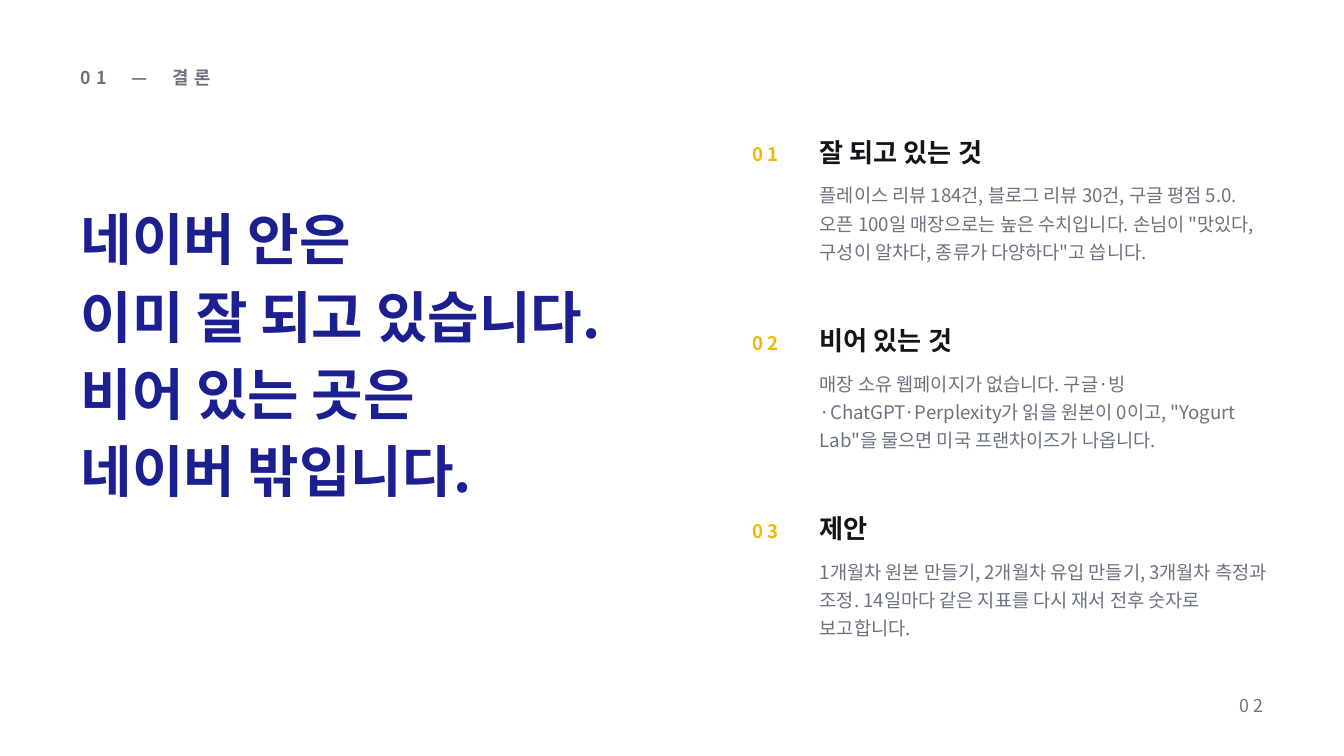
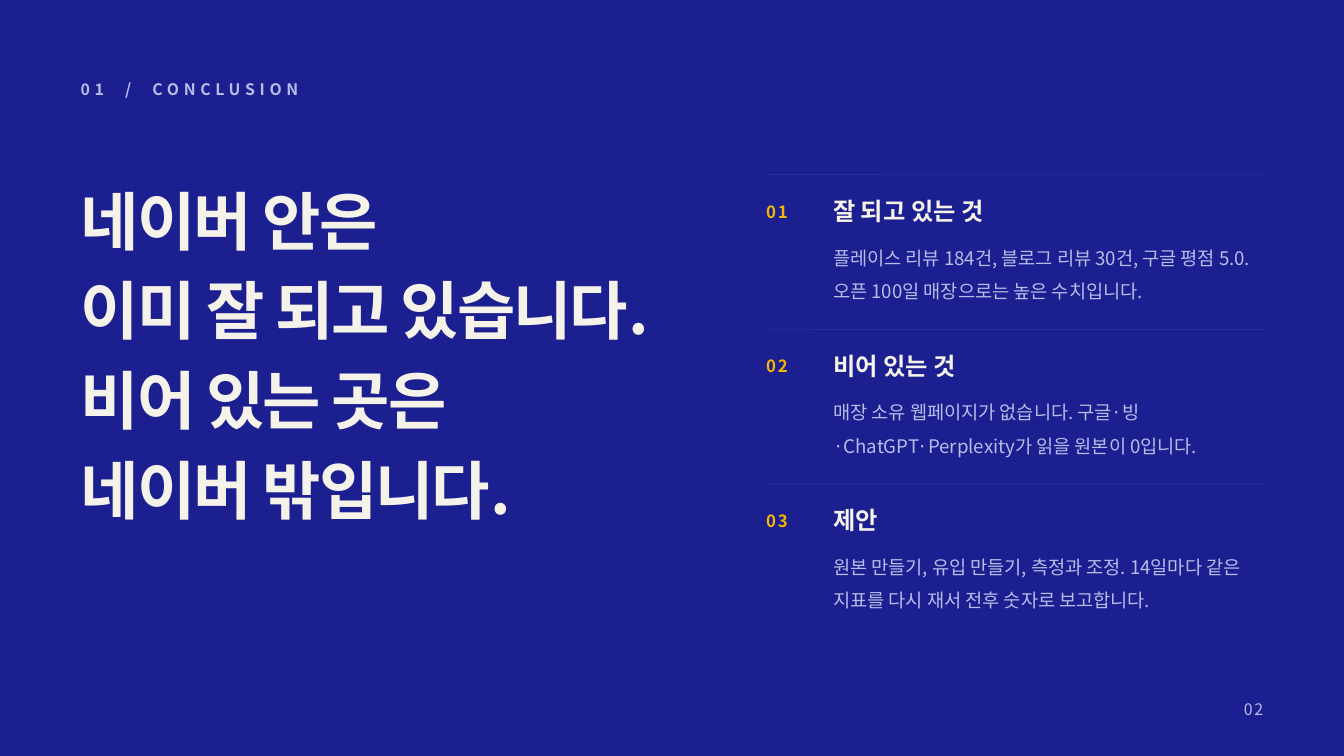
Before and after one commit to severaljama-hue/advertising-agency, a slide deck: slide 2 of docs/sydney-yogurt-lab/proposal.pptx. Drawn at 1344x756 pixels with LibreOffice and Linux fonts; fonts in the diff are those of the drawing. Boxes give left, top, right and bottom in pixels: in the first picture for what was removed or moved away, otherwise in the second. Text is boxed around its words. In the diff, an @@ line names an element or a change of style, - is before the commit and + after.

```diff
--- a/docs/sydney-yogurt-lab/proposal.pptx
+++ b/docs/sydney-yogurt-lab/proposal.pptx
@@ background #FFFFFF to #1C1F8F @@
@@ text at (x1=81, y1=83, x2=298, y2=95): text changed; size 9.5 to 8.5 pt; text colour #6B7280 to #B7BCE8 @@
-01 — 결론
+01 / CONCLUSION
@@ text "네이버 안은" moved from (x1=81, y1=213, x2=600, y2=497) to (x1=81, y1=191, x2=649, y2=520) @@
@@ text "네이버 안은" at (x1=81, y1=191, x2=649, y2=520): size 30 to 34 pt, text colour #1C1F8F to #F5F2EA, letter spacing 0 to -1 pt; line spacing 1.15 to 1.18; vertical alignment middle to top @@
@@ line added from (766, 175) to (1263, 175), #2A2E9C 0.5 pt @@
@@ size 10 to 9 pt, letter spacing 2 to 1 pt in 3 elements at (x1=766, y1=514, x2=788, y2=528), (x1=766, y1=359, x2=788, y2=372), (x1=766, y1=205, x2=788, y2=218) @@
@@ text "01" moved from (x1=753, y1=147, x2=779, y2=162) to (x1=766, y1=205, x2=788, y2=218) @@
@@ size 14 to 13 pt, text colour #14151A to #F5F2EA in 3 elements at (x1=833, y1=508, x2=878, y2=531), (x1=833, y1=354, x2=955, y2=377), (x1=833, y1=199, x2=983, y2=222) @@
@@ text "잘 되고 있는 것" moved from (x1=820, y1=140, x2=982, y2=165) to (x1=833, y1=199, x2=983, y2=222) @@
@@ text at (x1=833, y1=249, x2=1250, y2=300): text changed; text colour #6B7280 to #B7BCE8 @@
-플레이스 리뷰 184건, 블로그 리뷰 30건, 구글 평점 5.0. 오픈 100일 매장으로는 높은 수치입니다. 손님이 "맛있다, 구성이 알차다, 종류가 다양하다"고 씁니다.
+플레이스 리뷰 184건, 블로그 리뷰 30건, 구글 평점 5.0. 오픈 100일 매장으로는 높은 수치입니다.
@@ line added from (766, 329) to (1263, 329), #2A2E9C 0.5 pt @@
@@ text "02" moved from (x1=753, y1=336, x2=779, y2=351) to (x1=766, y1=359, x2=788, y2=372) @@
@@ text "비어 있는 것" moved from (x1=820, y1=328, x2=952, y2=353) to (x1=833, y1=354, x2=955, y2=377) @@
@@ text at (x1=833, y1=403, x2=1197, y2=458): text changed; text colour #6B7280 to #B7BCE8 @@
-매장 소유 웹페이지가 없습니다. 구글·빙·ChatGPT·Perplexity가 읽을 원본이 0이고, "Yogurt Lab"을 물으면 미국 프랜차이즈가 나옵니다.
+매장 소유 웹페이지가 없습니다. 구글·빙·ChatGPT·Perplexity가 읽을 원본이 0입니다.
@@ text "03" moved from (x1=753, y1=524, x2=779, y2=539) to (x1=766, y1=514, x2=788, y2=528) @@
@@ line added from (766, 484) to (1263, 484), #2A2E9C 0.5 pt @@
@@ text "제안" moved from (x1=820, y1=516, x2=868, y2=541) to (x1=833, y1=508, x2=878, y2=531) @@
@@ text at (x1=833, y1=558, x2=1240, y2=609): text changed; text colour #6B7280 to #B7BCE8 @@
-1개월차 원본 만들기, 2개월차 유입 만들기, 3개월차 측정과 조정. 14일마다 같은 지표를 다시 재서 전후 숫자로 보고합니다.
+원본 만들기, 유입 만들기, 측정과 조정. 14일마다 같은 지표를 다시 재서 전후 숫자로 보고합니다.
@@ text "02" at (x1=1244, y1=703, x2=1263, y2=715): size 9.5 to 8.5 pt, text colour #6B7280 to #B7BCE8, letter spacing 2 to 1 pt @@
```
Also in this commit, not shown: 11 other slides changed, 1 other file.
